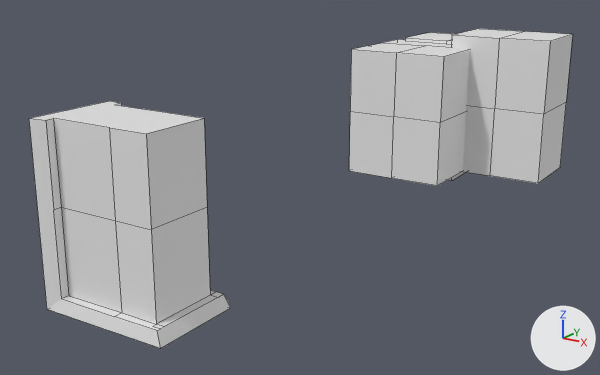
An edit to the Blender file Models/GroupD/Factory Kit/Factory Interior/Support Beams/FI-014 SupportBeam_Wall_Base.blend, drawn before and after from the same camera.
The view is the same before and after, from a 50 mm lens placed at (5.75, -5.7, 3.66), pointed at (-0.12, 3.21, 0.46). The axes (+X, +Y, +Z) are drawn at lower right. The lights are the same throughout. Mesh edges are drawn as thin lines.

The older version as bpy lines, for what is in view:
```python
me_cube_010 = bpy.data.meshes.new('Cube.010')
me_cube_010.from_pydata(...)  # 39 vertices, 27 faces; spans x -0.75..0.81, y -0.53..0.53, z -1.0..1.0
me_cube_028 = bpy.data.meshes.new('Cube.028')
me_cube_028.from_pydata(...)  # 39 vertices, 27 faces; spans x -1.0..1.09, y -1.07..1.07, z -1.0..1.0
me_cube_029 = bpy.data.meshes.new('Cube.029')
me_cube_029.from_pydata(...)  # 18 vertices, 16 faces; spans x -1.0..1.0, y -1.0..1.0, z -1.0..1.0
me_cube_029.materials.append(mat_material_020)  # white #e7e7e7
me_cube_030 = bpy.data.meshes.new('Cube.030')
me_cube_030.from_pydata(...)  # 18 vertices, 16 faces; spans x -1.0..1.0, y -1.0..1.0, z -1.0..1.0
me_cube_030.materials.append(mat_material_021)  # white #e7e7e7
me_cube_032 = bpy.data.meshes.new('Cube.032')
me_cube_032.from_pydata(...)  # 18 vertices, 16 faces; spans x -1.0..1.0, y -1.0..1.0, z -1.0..1.0
me_cube_032.materials.append(mat_material_023)  # white #e7e7e7
ob_cube_009 = bpy.data.objects.new('Cube.009', me_cube_028)
ob_cube_009.location = (0.0, 6.663, 1.0)
ob_cube_009.scale = (0.75, 0.5, 1.0)
ob_cube_010 = bpy.data.objects.new('Cube.010', me_cube_029)
ob_cube_010.location = (0.2, 7.562, 1.1)
ob_cube_010.scale = (0.75, 0.5, 0.95)
ob_cube_011 = bpy.data.objects.new('Cube.011', me_cube_030)
ob_cube_011.location = (1.4, 6.762, 1.2)
ob_cube_011.scale = (0.75, 0.55, 1.05)
ob_cube_013 = bpy.data.objects.new('Cube.013', me_cube_032)
ob_cube_013.location = (0.2, 5.762, 1.1)
ob_cube_013.scale = (0.75, 0.5, 0.95)
ob_supportbeam_wall_base = bpy.data.objects.new('supportbeam_wall_base', me_cube_010)
ob_supportbeam_wall_base.location = (0.0, -0.038, 1.0)
```
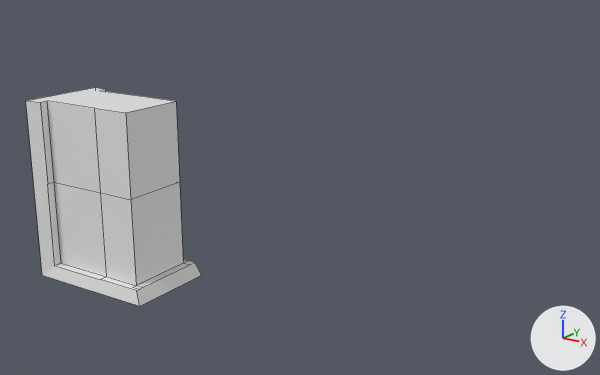
Scene script edits in JSON lines:
```json
{"block": "me_cube_010", "where": "# used by ob_supportbeam_wall_base; location = (0.0, -0.038, 1.0)"}
{"op": "remove", "block": "me_cube_010", "code": "me_cube_010.from_pydata(...)  # 39 vertices, 27 faces; spans x -0.75..0.81, y -0.53..0.53, z -1.0..1.0"}
{"op": "add", "block": "me_cube_010", "code": "me_cube_010.from_pydata(...)  # 41 vertices, 28 faces; spans x -1.5..0.0, y 0.0..1.0, z 0.0..2.0"}
{"block": "me_cube_010", "change": "me_cube_010 part 1: the whole mesh is rebuilt"}
{"op": "add", "block": "ob_cube_013", "code": "ob_cube_013.hide_set(True)"}
{"op": "add", "block": "ob_cube_011", "code": "ob_cube_011.hide_set(True)"}
{"op": "add", "block": "ob_cube_010", "code": "ob_cube_010.hide_set(True)"}
{"op": "add", "block": "ob_cube_009", "code": "ob_cube_009.hide_set(True)"}
{"op": "set", "path": "ob_supportbeam_wall_base.location", "old": "(0.0, -0.038, 1.0)", "new": "(0.0, 0.0, 0.0)"}
```

What differs and where, as boxes [x1, y1, x2, y2] in the pictures (600 x 375 px):
```json
{"object": "supportbeam_wall_base", "change": "reshaped, moved", "before": [29, 101, 231, 348], "after": [26, 87, 201, 306], "on screen": "13% narrower, 11% shorter"}
{"object": "Cube.013", "change": "hidden", "before": [349, 43, 470, 186]}
{"object": "Cube.011", "change": "hidden", "before": [451, 29, 573, 183]}
{"object": "Cube.010", "change": "hidden", "before": [405, 32, 454, 44]}
{"object": "Cube.009", "change": "hidden", "before": [378, 39, 466, 180]}
```
